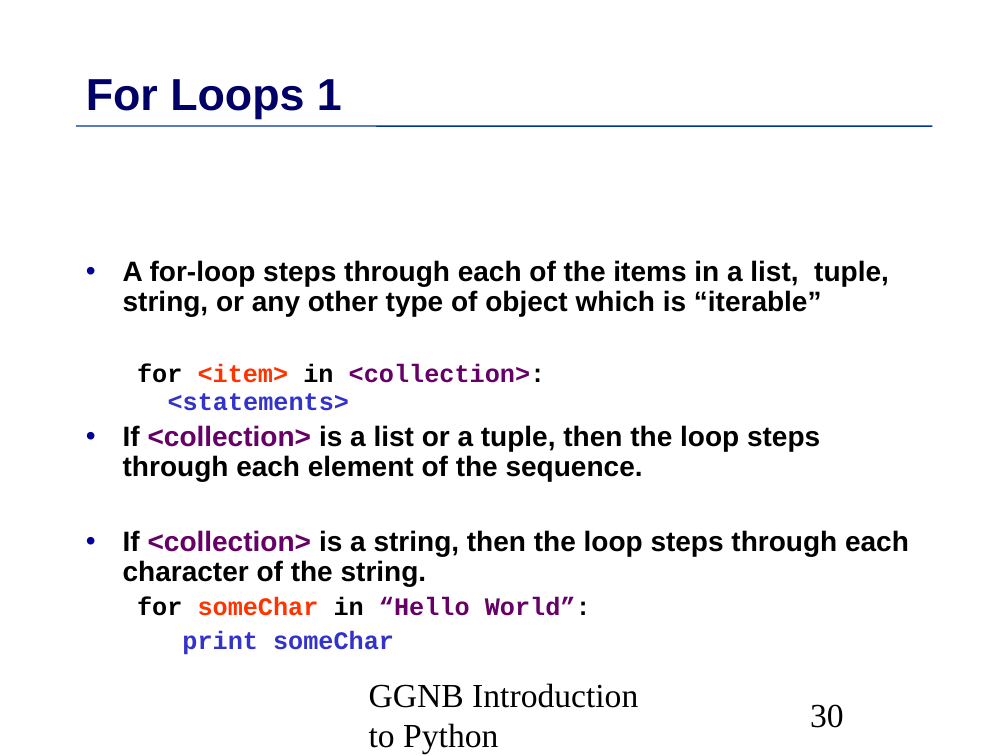
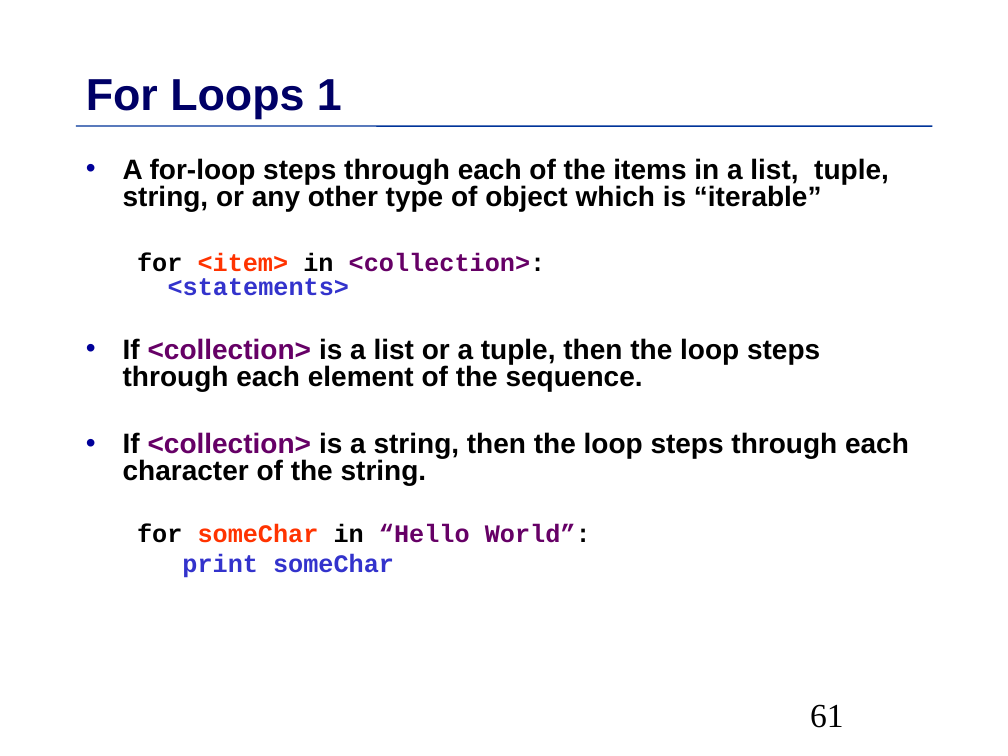
Before and after one commit to MPIDS/Python-Course, a slide deck: slide 61 of 01-basics/Talk/Python-Introduction.odp (slide 30 before the commit). Drawn at 1008x756 pixels with LibreOffice and Linux fonts; fonts in the diff are those of the drawing. Boxes give left, top, right and bottom in pixels: in the first picture for what was removed or moved away, otherwise in the second. Text is boxed around its words. In the diff, an @@ line names an element or a change of style, - is before the commit and + after.

```diff
--- a/01-basics/Talk/Python-Introduction.odp
+++ b/01-basics/Talk/Python-Introduction.odp
@@ text "A for-loop steps through each ...": place and size @@
-text "A for-loop steps through each ..." at [123, 260, 909, 655]
+text "A for-loop steps through each ..." at [123, 158, 909, 578]
@@ text "A for-loop steps through each ..." at [123, 158, 909, 578]: line spacing 0.9 to 0.8 @@
@@ text removed at [369, 683, 638, 754] @@
-GGNB Introduction to Python
@@ page number at [810, 704, 844, 728]: text changed @@
-30
+61
```
Also in this commit, not shown: 101 other slides changed, 2 slides added, 2 slides removed.
